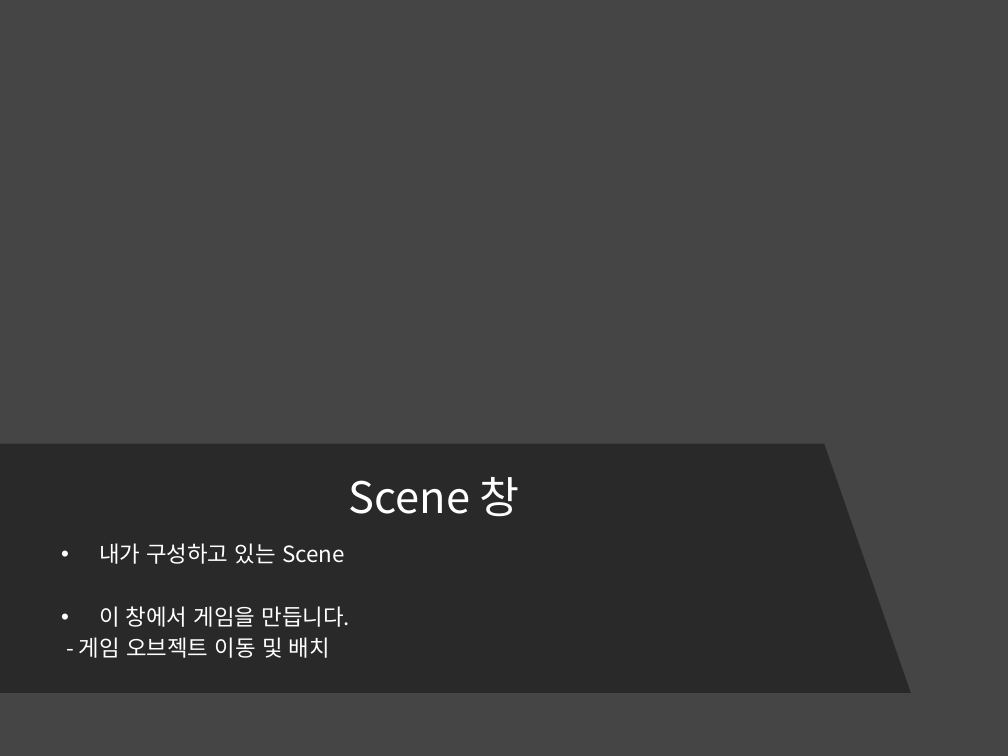
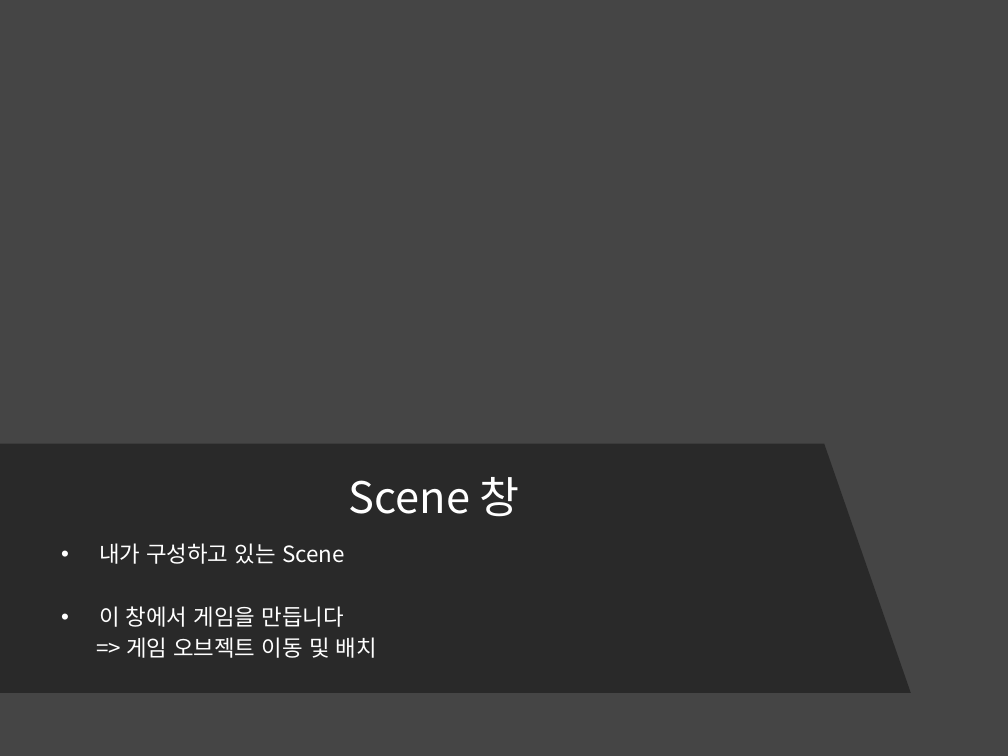
Before and after one commit to IamGroooooot/cien-unity-2019, a slide deck: slide 17 of 1주차.pptx. Drawn at 1008x756 pixels with LibreOffice and Linux fonts; fonts in the diff are those of the drawing; background and template pictures are left out. Boxes give left, top, right and bottom in pixels: in the first picture for what was removed or moved away, otherwise in the second. Text is boxed around its words. In the diff, an @@ line names an element or a change of style, - is before the commit and + after.

```diff
--- a/1주차.pptx
+++ b/1주차.pptx
@@ text at [99, 606, 377, 658]: text changed @@
-• 이 창에서 게임을 만듭니다.
-- 게임 오브젝트 이동 및 배치
+• 이 창에서 게임을 만듭니다
+=> 게임 오브젝트 이동 및 배치
```
Also in this commit, not shown: 17 other slides changed.
